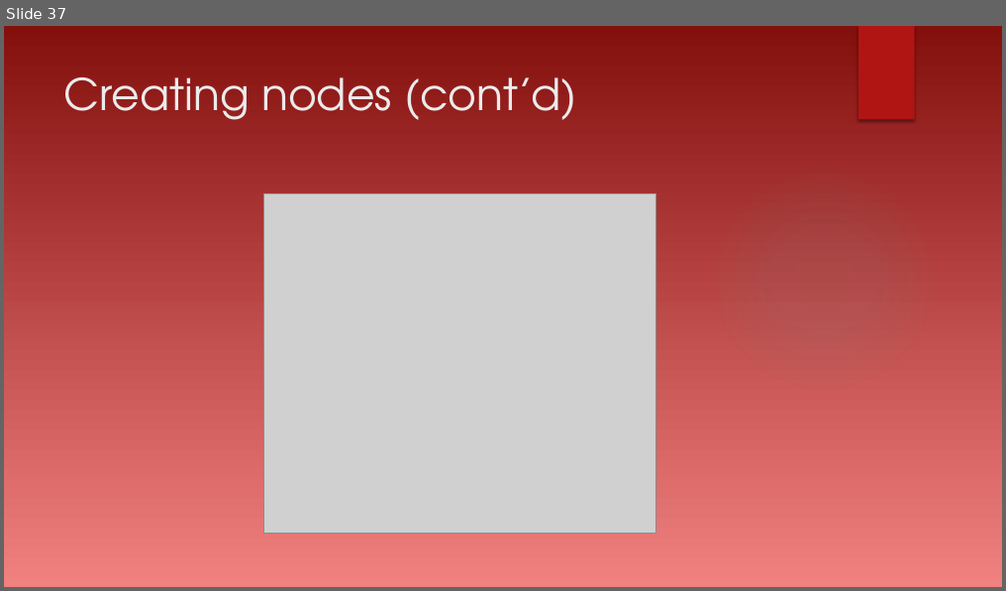
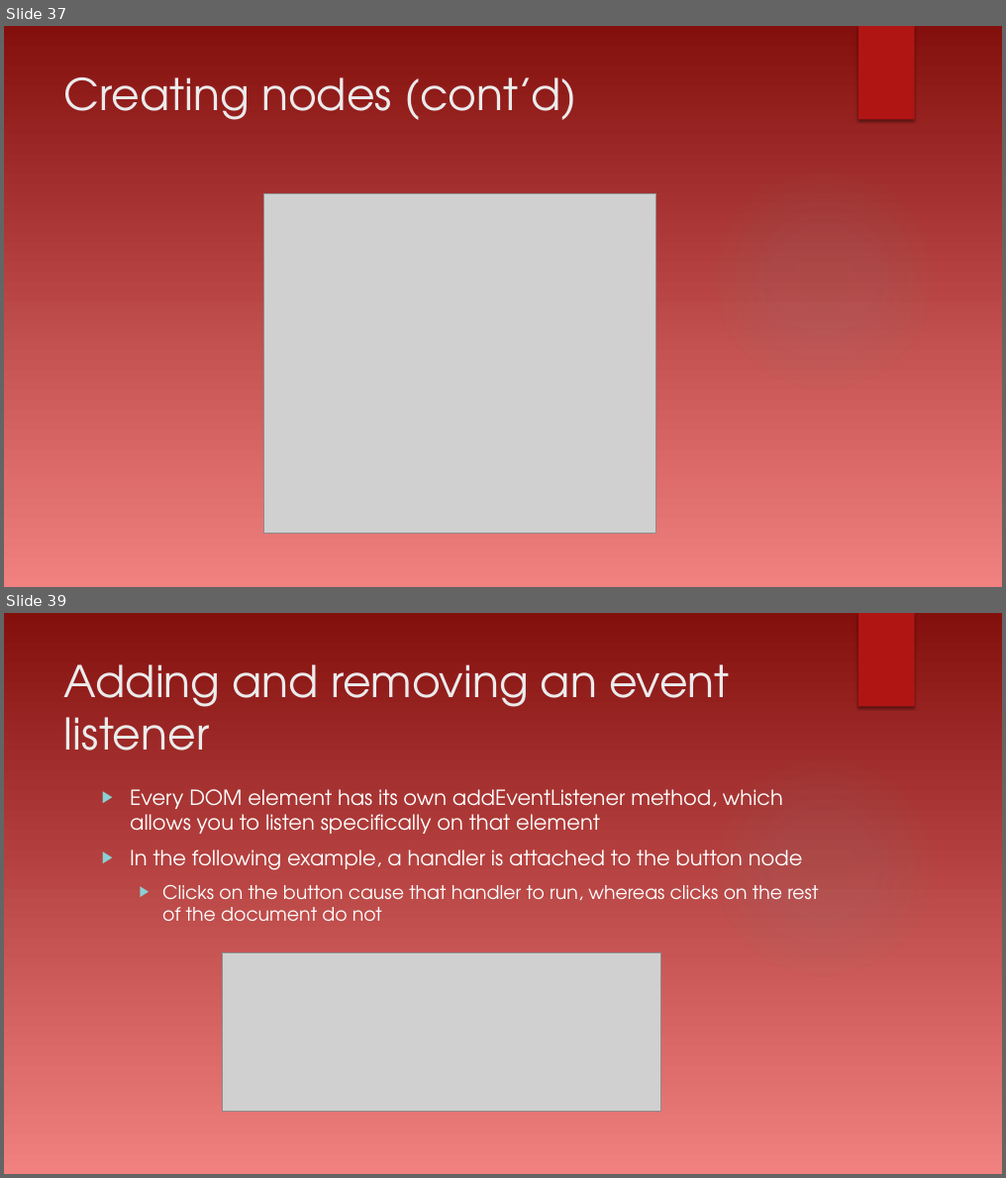
Before and after one commit to dtarvin/evening-work, a slide deck: document-object-model-presentation/Document Object Model.pptx. Shown one above the other, each under a label of ours: slide 37 before the commit, slides 37 and 39 after it; the slides between them are not shown. The pictures are 1006x591 and 1006x1178 pixels, drawn with LibreOffice and Linux fonts; fonts in the diff are those of the drawing; grey boxes stand for pictures; background and template pictures are left out. Boxes give left, top, right and bottom in pixels: in the first picture for what was removed or moved away, otherwise in the second. Text is boxed around its words. In the diff, an @@ line names an element or a change of style, - is before the commit and + after.

Commit message:
add events to slides

```diff
--- a/document-object-model-presentation/Document Object Model.pptx
+++ b/document-object-model-presentation/Document Object Model.pptx
@@ slide 39 added at [4,613,1002,1174], background gradient #FDF1F1 to #84100E to #F1817F to #F6ABAA; not listed: 2 template elements that a slide beside it also shows @@
@@ title added at [64,664,729,751], 42 pt, text #EBEBEB @@
+Adding and removing an event listener
@@ text added at [130,789,818,921], 20 pt, text #FFFFFF @@
+▶ Every DOM element has its own addEventListener method, which allows you to listen specifically on that element
+▶ In the following example, a handler is attached to the button node
+  ▶ Clicks on the button cause that handler to run, whereas clicks on the rest of the document do not
@@ picture added at [223,953,660,1112] @@
```
Also in this commit, not shown: 36 other slides changed, 5 other slides added, 2 other files.
